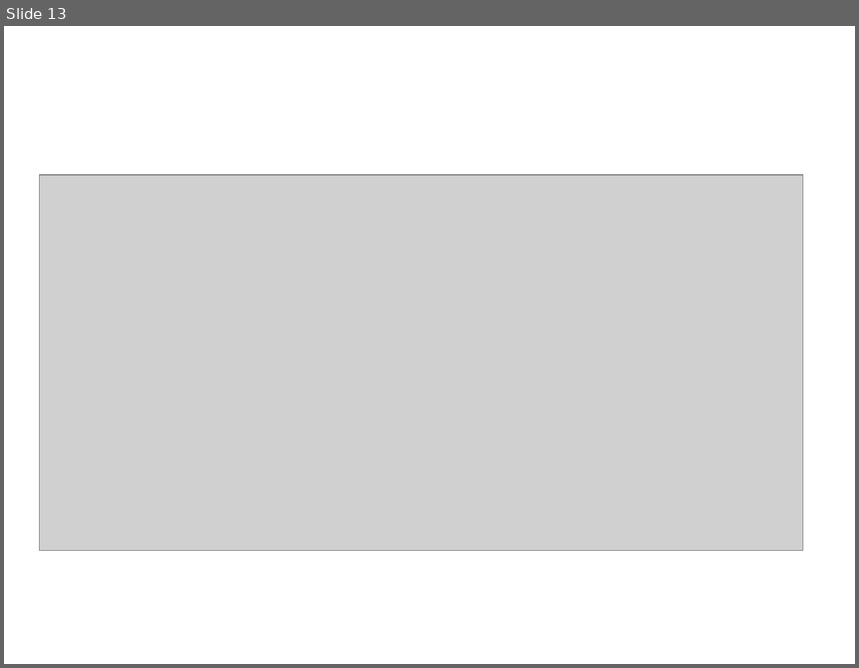
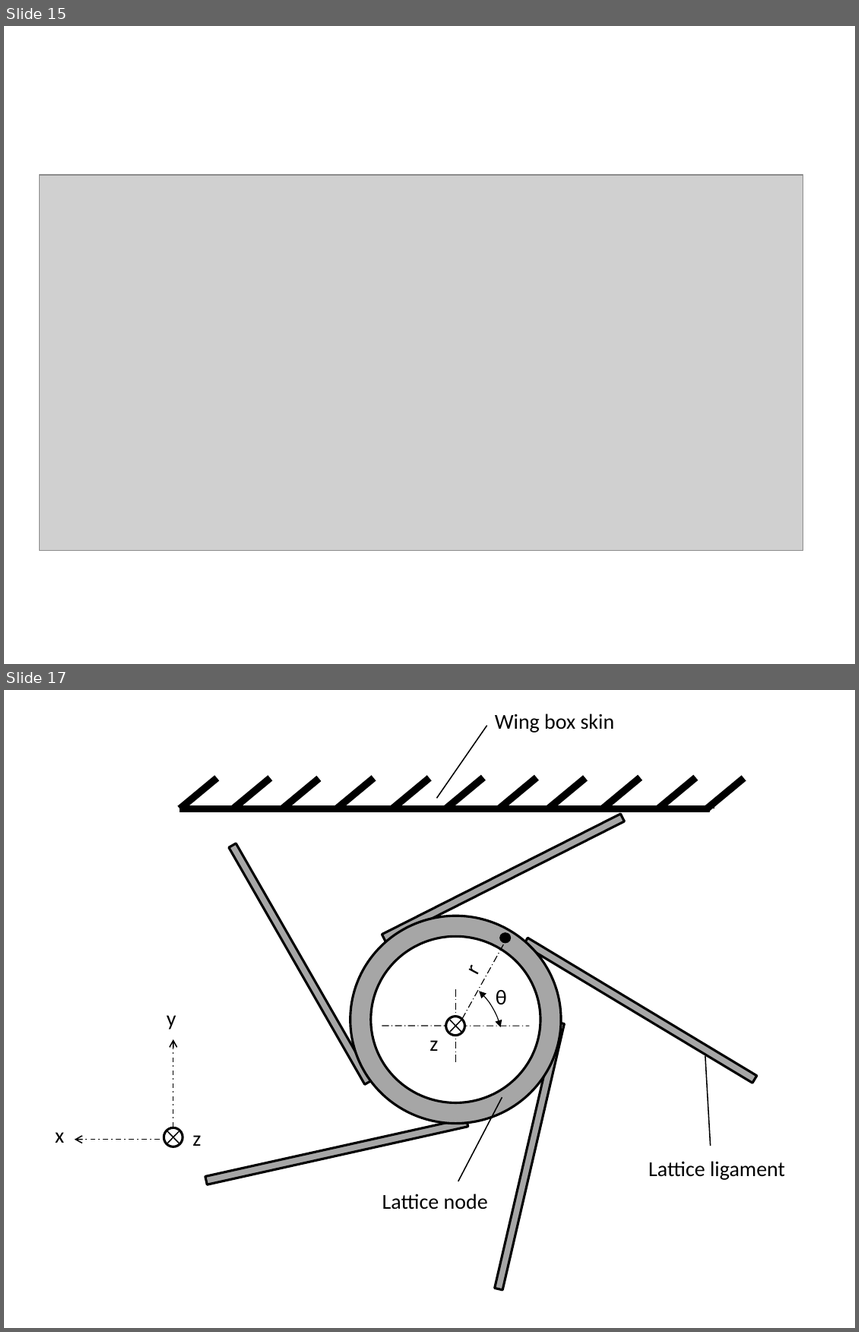
Before and after one commit to AlejandroValverde/latex, a slide deck: figures/figures.pptx. Shown one above the other, each under a label of ours: slide 13 before the commit, slides 15 and 17 after it; the slides between them are not shown. The pictures are 859x668 and 859x1332 pixels, drawn with LibreOffice and Linux fonts; fonts in the diff are those of the drawing; grey boxes stand for pictures. Boxes give left, top, right and bottom in pixels: in the first picture for what was removed or moved away, otherwise in the second. Text is boxed around its words. In the diff, an @@ line names an element or a change of style, - is before the commit and + after.

```diff
--- a/figures/figures.pptx
+++ b/figures/figures.pptx
@@ slide 17 added at <box>4,690,855,1328</box>, background #FFFFFF @@
@@ line added from (462, 1019) to (509, 934), #000000 0.75 pt dashed @@
@@ ellipse added at <box>500,932,510,944</box>, fill #000000 @@
@@ arc (boxed as its full ellipse) added at <box>366,973,503,1118</box>, outline #000000 0.75 pt @@
@@ text added at <box>457,970,483,975</box>, 18 pt, text #000000 @@
+r
@@ text added at <box>496,990,507,1005</box>, 18 pt, text #000000 @@
+θ
@@ ellipse added at <box>446,1017,465,1036</box>, fill #FFFFFF, outline #000000 2 pt @@
@@ line added from (450, 1021) to (461, 1032), #000000 1 pt @@
@@ line added from (450, 1032) to (461, 1021), #000000 1 pt @@
@@ text added at <box>430,1040,438,1051</box>, 18 pt, text #000000 @@
+z
@@ group added at <box>55,690,813,1290</box>: 18 lines, 5 rectangles, 3 texts, 3 callouts, 2 arrows, 1 arc (boxed as its full ellipse), 1 donut, 1 ellipse @@
+y
+x
+z
+Wing box skin
+Lattice ligament
+Lattice node
@@ what was slide 13 is now slide 15 @@
```
Also in this commit, not shown: 4 other slides added, 9 other files.
